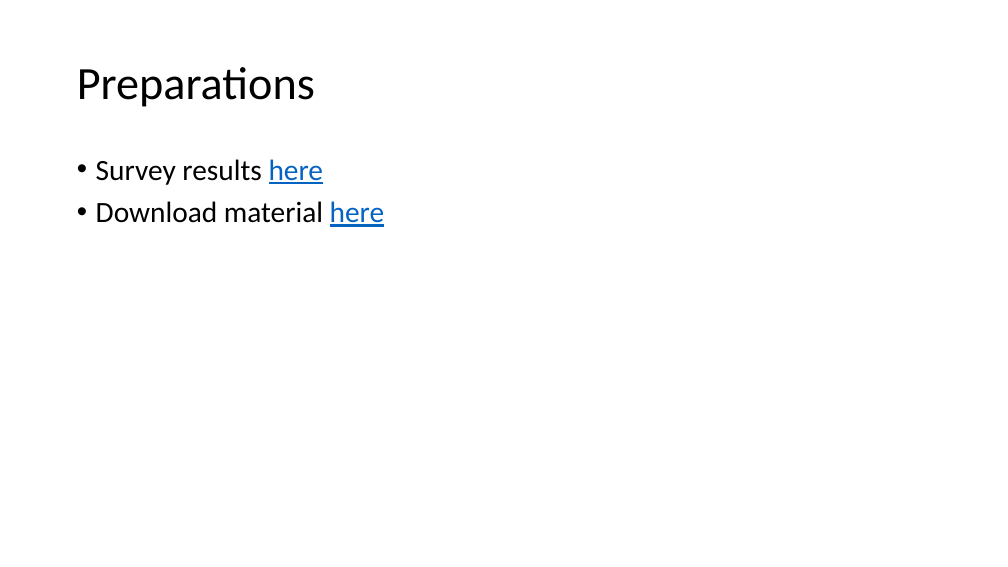
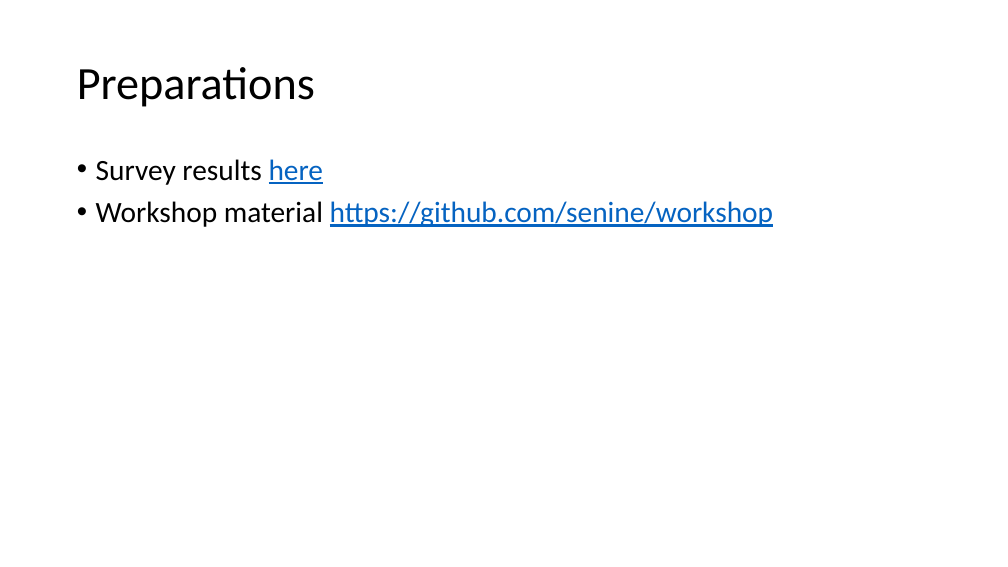
Before and after one commit to senine/workshop, a slide deck: slide 5 of Intro.pptx. Drawn at 1008x567 pixels with LibreOffice and Linux fonts; fonts in the diff are those of the drawing. Boxes give left, top, right and bottom in pixels: in the first picture for what was removed or moved away, otherwise in the second. Text is boxed around its words. In the diff, an @@ line names an element or a change of style, - is before the commit and + after.

```diff
--- a/Intro.pptx
+++ b/Intro.pptx
@@ text at bbox=[96, 201, 773, 227]: text changed; text colour #000000 to #0563C1 @@
-• Download material here
+• Workshop material https://github.com/senine/workshop
```
Also in this commit, not shown: 1 other slide changed.
